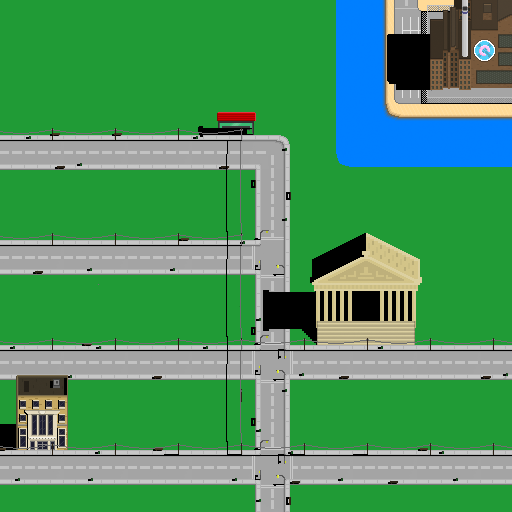
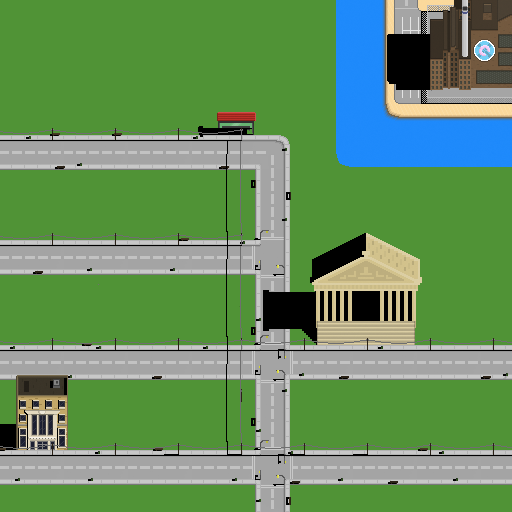
Comparing the layer stacks of the two 512px x 512px images. Changes:
painted on "Electric Wires" over [52, 128, 494, 454]
painted on "BusStop" over [217, 112, 256, 128]
painted on "Benches" over [0, 133, 491, 505]
painted on "Traffic Lights" over [259, 231, 286, 478]
painted on "Trash Cans" over [13, 136, 508, 502]
painted on "Factory" over [418, 0, 512, 90]
painted on "Theater" over [17, 375, 68, 450]
painted on "Museum" over [310, 33, 451, 345]
painted on "Roads" over [0, 137, 509, 493]
painted on "Island" over [382, 0, 512, 121]
painted on "Grass" over [0, 0, 512, 512]
painted on "Layer 5" over [0, 0, 512, 512]
